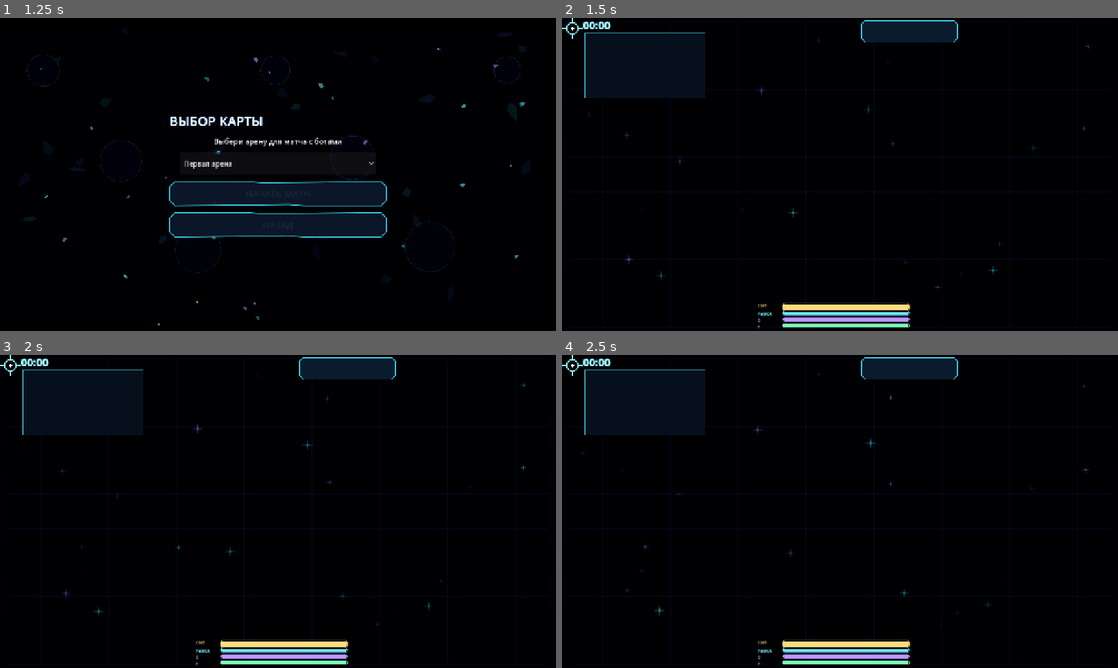
Above: before the commit, frames 1-4 (two rows, left to right).
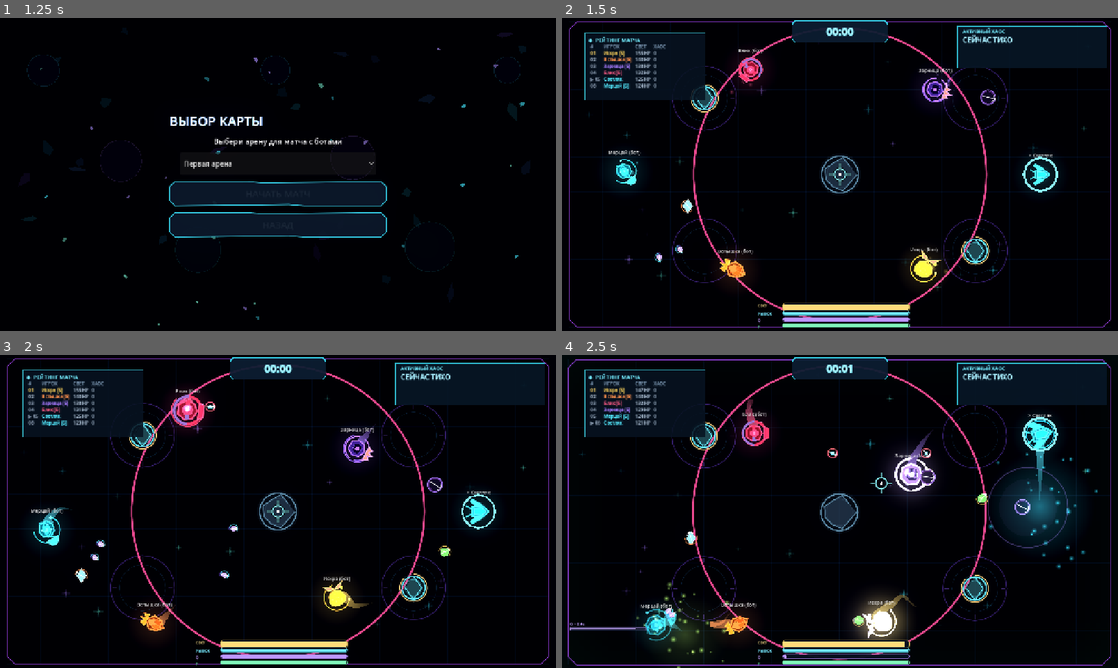
Above: after the commit, the same moments.

Repository: DvoreZZKy/svetobalamut
Game: Godot game, scene res://scenes/menu.tscn
The game is run twice, just before and just after one commit, with the same random seed, the same clock (stepped at 60 frames per second) and the same inputs.
Inputs (mouse positions are in pixels of both pictures, inside the frame that each line leads up to):
- Up to frame 1 (1.25 s): click "Играть одному (с ботами)" at 0.5 s
- Up to frame 2 (1.5 s): click "НАЧАТЬ МАТЧ" at 1.25 s
- Up to frame 3 (2 s): no input
- Up to frame 4 (2.5 s): tap Enter (restart) at 2 s; move the mouse to (867, 511) at 2.02 s; hold W (up) from 2.03 s (still down); tap Q (ability) at 2.1 s; click (867, 511) at 2.17 s

Frame 1 is identical in both runs. In frame 2, 12% of the frame differs, in the area x 0-99%, y 0-99%; in frame 3, 13%; in frame 4, 19%, in the area x 0-99%, y 0-100%.
Error before the commit: Parse Error: Cannot infer the type of "offset" variable because the value doesn't have a set type. (res://scripts/sim.gd:756)

Commit message:
Fix explicit vector types in Mirage decoy logic

Diff:
--- a/scripts/sim.gd
+++ b/scripts/sim.gd
@@ -753,8 +753,8 @@
 	p.ability_t = 4.2
 	for clone_index in 2:
 		var side := -1.0 if clone_index == 0 else 1.0
-		var offset := p.aim.orthogonal() * side * 92.0
-		var clone_pos := (p.pos + offset).clamp(Vector2(60.0, 60.0), world_size - Vector2(60.0, 60.0))
+		var offset: Vector2 = p.aim.orthogonal() * side * 92.0
+		var clone_pos: Vector2 = (p.pos + offset).clamp(Vector2(60.0, 60.0), world_size - Vector2(60.0, 60.0))
 		var clone_id := -(2000 + next_id)
 		next_id += 1
 		var clone := _new_player(clone_id, "двойник", false, int(p.kind), int(p.ci), clone_pos, int(p.hat), int(p.outfit))
@@ -1605,7 +1605,7 @@
 	if p.decoy:
 		var source: Dictionary = players.get(int(p.get("decoy_owner", 0)), {})
 		if not source.is_empty():
-			var drift := (p.pos - source.pos).normalized()
+			var drift: Vector2 = (p.pos - source.pos).normalized()
 			inp.mv = (drift * 0.35 + source.vel.normalized() * 0.25).limit_length(0.6)
 			inp.aim = source.pos
 		inputs[p.id] = inp
